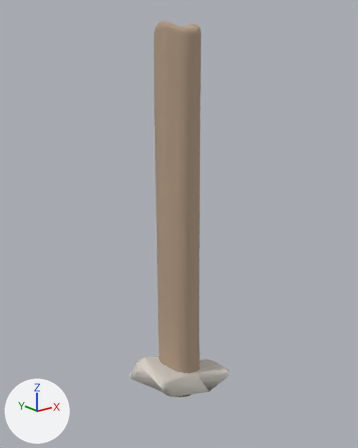
An edit to the glTF model assets/tower/approved-library/architecture/bagana-f3-3x11x3-v2.glb, drawn before and after from the same camera.
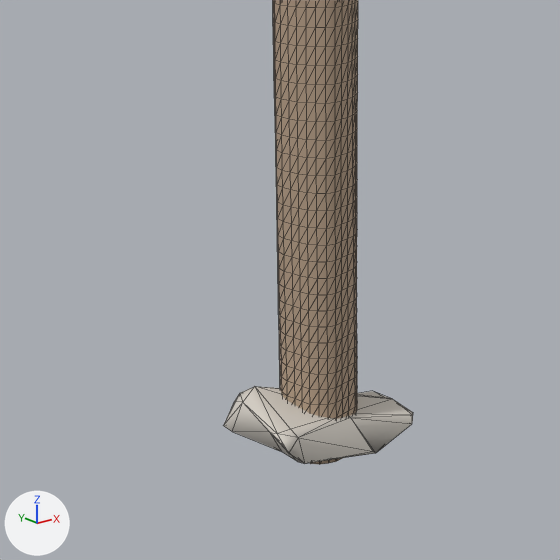
Old and new are each drawn whole from a camera (50 mm lens) standing at (-1.977, -2.477, 1.097) and looking at (0.023, 0.023, 0.097) and again close up on the part from 3% to 86% of the width and 34% to 100% of the height. Every picture has the same lights, and +X, +Y and +Z are marked at lower left. The older version's two pictures come first. The close-ups show mesh edges as thin lines.

In view in the first close-up: 'bagana_stone', 'bagana_wood'.
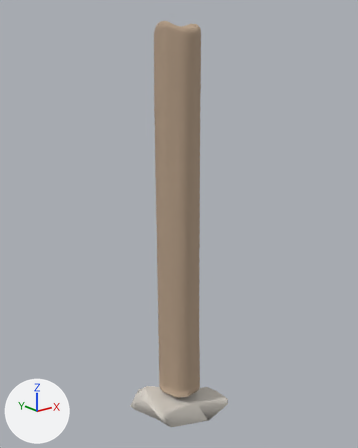
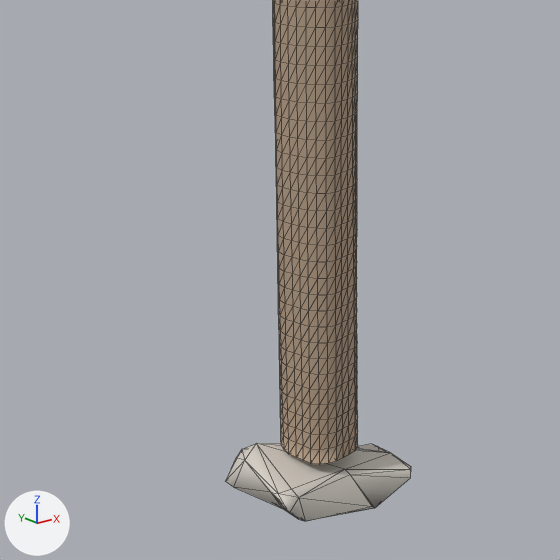
What the commit changed:
me_bagana_form_3_stone is used by ob_bagana_stone; location (0.0, 0.0, 0.0).
me_bagana_form_3_stone had 35 vertices, 66 faces and spanned x -0.322..0.322, y -0.223..0.223, z -1.125..-0.875.
me_bagana_form_3_stone now has 35 vertices, 66 faces and spans x -0.322..0.322, y -0.223..0.223, z -1.375..-1.125.
me_bagana_form_3_stone part 1: the whole mesh is moved by (0.0, 0.0, -0.25).

Changed parts and their boxes [x1, y1, x2, y2] in the close-ups (560 x 560 px):
'bagana_stone', moved
    before: [223, 386, 413, 463]
    after: [225, 443, 411, 521]
